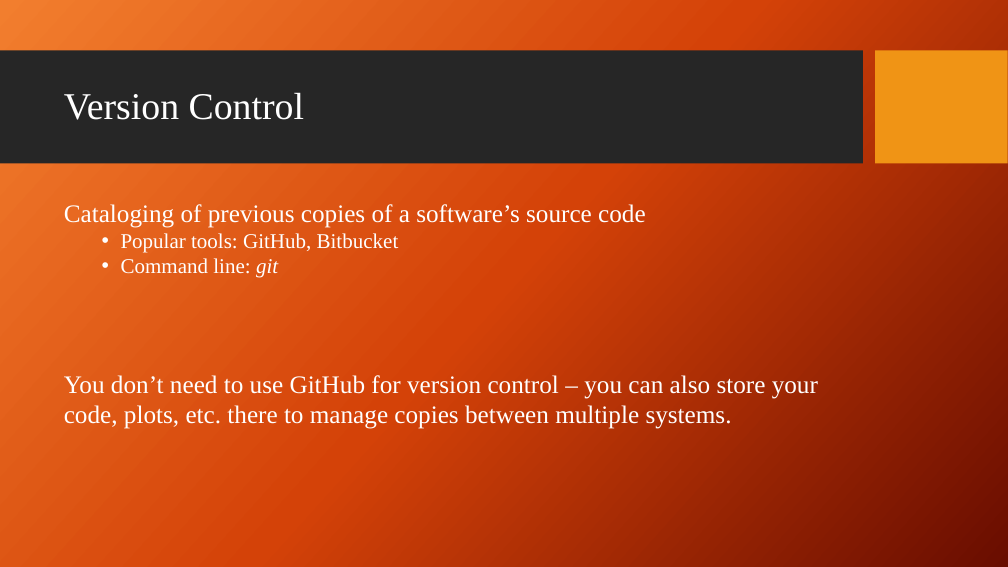
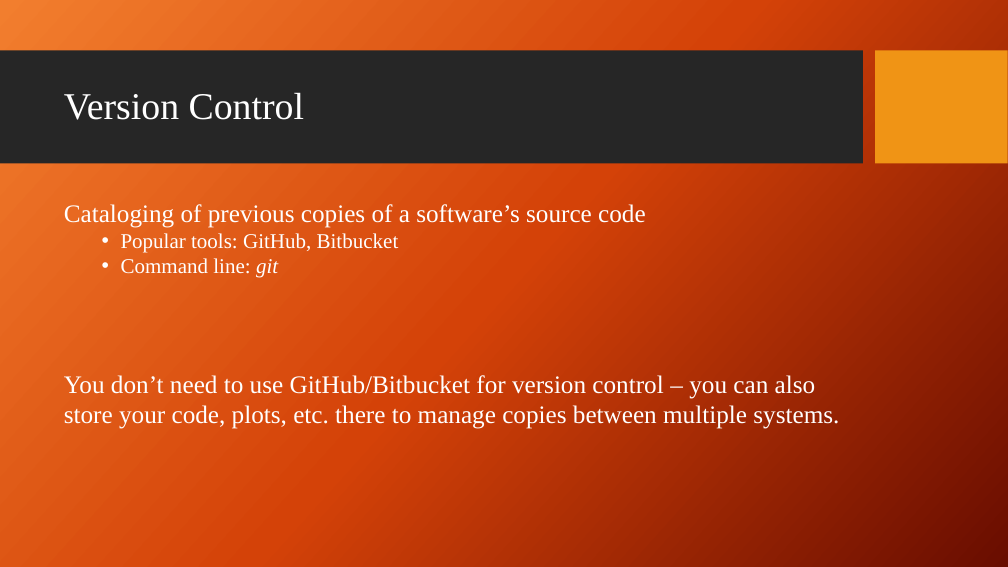
Before and after one commit to giganano/PythonBootcamp, a slide deck: slide 5 of slides/basicSE.pptx. Drawn at 1008x567 pixels with LibreOffice and Linux fonts; fonts in the diff are those of the drawing; background and template pictures are left out. Boxes give left, top, right and bottom in pixels: in the first picture for what was removed or moved away, otherwise in the second. Text is boxed around its words. In the diff, an @@ line names an element or a change of style, - is before the commit and + after.

```diff
--- a/slides/basicSE.pptx
+++ b/slides/basicSE.pptx
@@ text at <box>64,375,839,429</box>: text changed @@
-You don’t need to use GitHub for version control – you can also store your code, plots, etc. there to manage copies between multiple systems.
+You don’t need to use GitHub/Bitbucket for version control – you can also store your code, plots, etc. there to manage copies between multiple systems.
```
Also in this commit, not shown: 1 other slide changed, 1 slide added.
